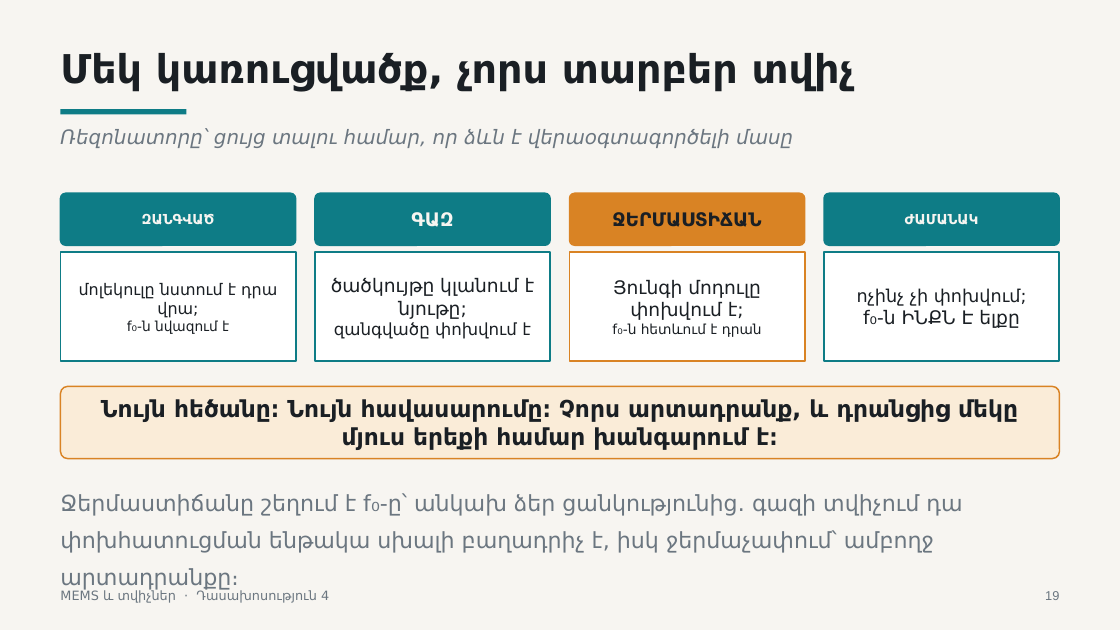
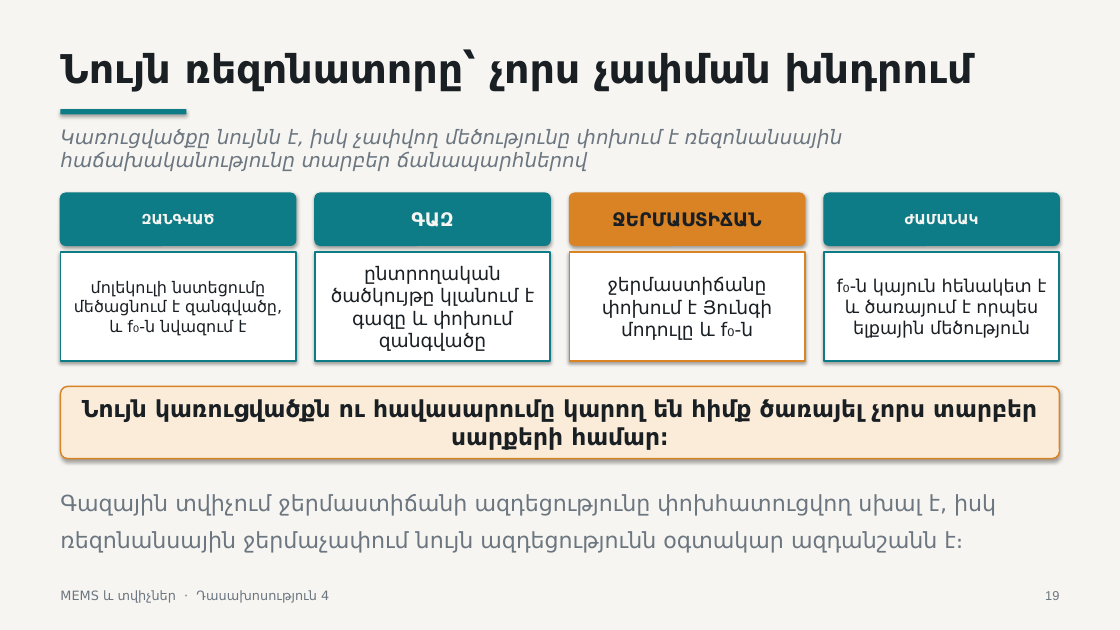
Before and after one commit to Vhovh99/mems-and-sensors-subject, a slide deck: slide 19 of lectures/lecture-04/output/L4-MEMS-structures-transduction-and-packaging-HY.pptx. Drawn at 1120x630 pixels with LibreOffice and Linux fonts; fonts in the diff are those of the drawing. Boxes give left, top, right and bottom in pixels: in the first picture for what was removed or moved away, otherwise in the second. Text is boxed around its words. In the diff, an @@ line names an element or a change of style, - is before the commit and + after.

```diff
--- a/lectures/lecture-04/output/L4-MEMS-structures-transduction-and-packaging-HY.pptx
+++ b/lectures/lecture-04/output/L4-MEMS-structures-transduction-and-packaging-HY.pptx
@@ text at (x1=60, y1=51, x2=973, y2=92): text changed @@
-Մեկ կառուցվածք, չորս տարբեր տվիչ
+Նույն ռեզոնատորը՝ չորս չափման խնդրում
@@ text at (x1=60, y1=129, x2=843, y2=171): text changed @@
-Ռեզոնատորը՝ ցույց տալու համար, որ ձևն է վերաօգտագործելի մասը
+Կառուցվածքը նույնն է, իսկ չափվող մեծությունը փոխում է ռեզոնանսային հաճախականությունը տարբեր ճանապարհներով
@@ text in rectangle at (x1=331, y1=266, x2=535, y2=351): text changed @@
-ծածկույթը կլանում է նյութը;
-զանգվածը փոխվում է
+ընտրողական ծածկույթը կլանում է գազը և փոխում զանգվածը
@@ text in rectangle at (x1=74, y1=281, x2=282, y2=336): text changed @@
-մոլեկուլը նստում է դրա վրա;
-f₀-ն նվազում է
+մոլեկուլի նստեցումը մեծացնում է զանգվածը, և f₀-ն նվազում է
@@ text in rectangle at (x1=602, y1=276, x2=772, y2=340): text changed @@
-Յունգի մոդուլը փոխվում է;
-f₀-ն հետևում է դրան
+ջերմաստիճանը փոխում է Յունգի մոդուլը և f₀-ն
@@ text in rectangle at (x1=837, y1=278, x2=1046, y2=338): text changed @@
-ոչինչ չի փոխվում;
-f₀-ն ԻՆՔՆ Է ելքը
+f₀-ն կայուն հենակետ է և ծառայում է որպես ելքային մեծություն
@@ shadow on in 11 elements at (x1=60, y1=193, x2=296, y2=245), (x1=315, y1=193, x2=550, y2=245), (x1=570, y1=193, x2=805, y2=245), (x1=824, y1=193, x2=1060, y2=245), (x1=0, y1=0, x2=1120, y2=630), (x1=60, y1=109, x2=187, y2=114), (x1=315, y1=252, x2=550, y2=361), (x1=60, y1=252, x2=296, y2=361), (x1=570, y1=252, x2=805, y2=361), (x1=824, y1=252, x2=1060, y2=361), (x1=60, y1=386, x2=1060, y2=459) @@
@@ text in rounded rectangle at (x1=82, y1=399, x2=1037, y2=450): text changed @@
-Նույն հեծանը։ Նույն հավասարումը։ Չորս արտադրանք, և դրանցից մեկը մյուս երեքի համար խանգարում է։
+Նույն կառուցվածքն ու հավասարումը կարող են հիմք ծառայել չորս տարբեր սարքերի համար։
@@ text at (x1=60, y1=494, x2=996, y2=553): text changed @@
-Ջերմաստիճանը շեղում է f₀-ը՝ անկախ ձեր ցանկությունից․ գազի տվիչում դա փոխհատուցման ենթակա սխալի բաղադրիչ է, իսկ ջերմաչափում՝ ամբողջ արտադրանքը։
+Գազային տվիչում ջերմաստիճանի ազդեցությունը փոխհատուցվող սխալ է, իսկ ռեզոնանսային ջերմաչափում նույն ազդեցությունն օգտակար ազդանշանն է։
```
Also in this commit, not shown: 41 other slides changed, 4 other files.
